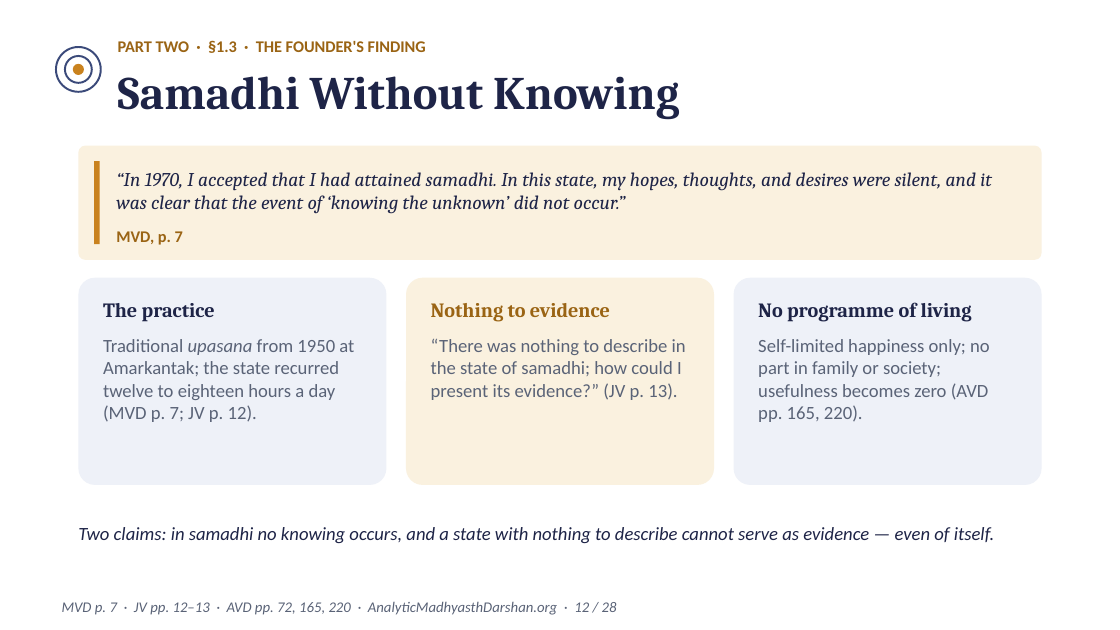
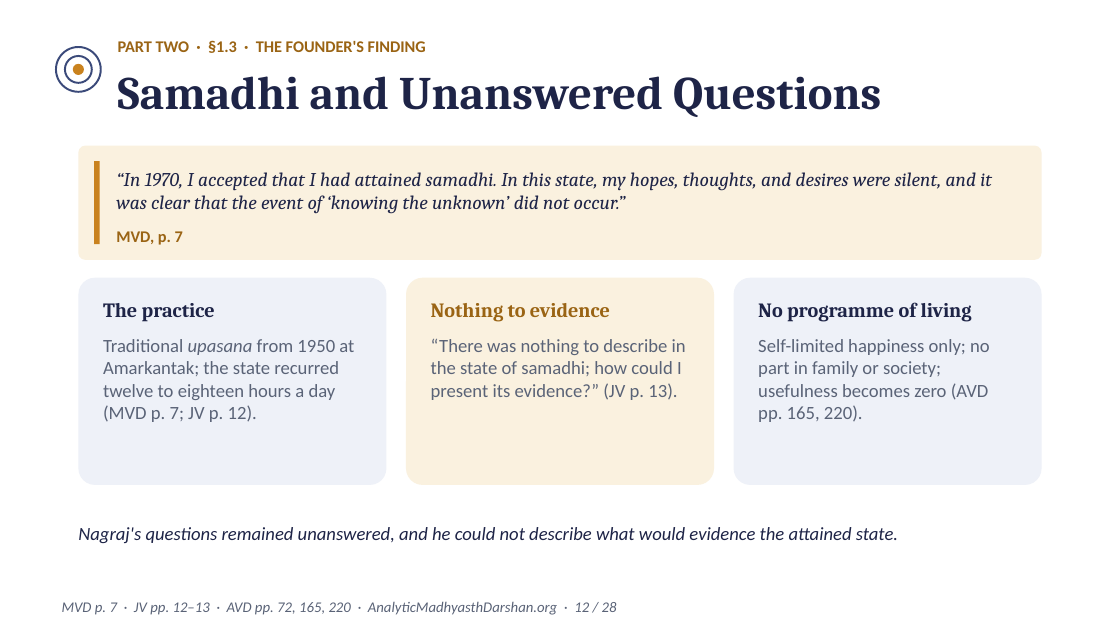
Before and after one commit to raghavamohan/AnalyticMadhyasthDarshan, a slide deck: slide 12 of Studies/Spiritual-Practice-And-Realization/Spiritual-Practice-And-Realization-Madhyasth-Darshan.pptx. Drawn at 1120x630 pixels with LibreOffice and Linux fonts; fonts in the diff are those of the drawing. Boxes give left, top, right and bottom in pixels: in the first picture for what was removed or moved away, otherwise in the second. Text is boxed around its words. In the diff, an @@ line names an element or a change of style, - is before the commit and + after.

```diff
--- a/Studies/Spiritual-Practice-And-Realization/Spiritual-Practice-And-Realization-Madhyasth-Darshan.pptx
+++ b/Studies/Spiritual-Practice-And-Realization/Spiritual-Practice-And-Realization-Madhyasth-Darshan.pptx
@@ text at (118,76,881,117): text changed @@
-Samadhi Without Knowing
+Samadhi and Unanswered Questions
@@ text at (78,527,898,543): text changed @@
-Two claims: in samadhi no knowing occurs, and a state with nothing to describe cannot serve as evidence — even of itself.
+Nagraj's questions remained unanswered, and he could not describe what would evidence the attained state.
```
Also in this commit, not shown: 12 other slides changed, 16 other files.
